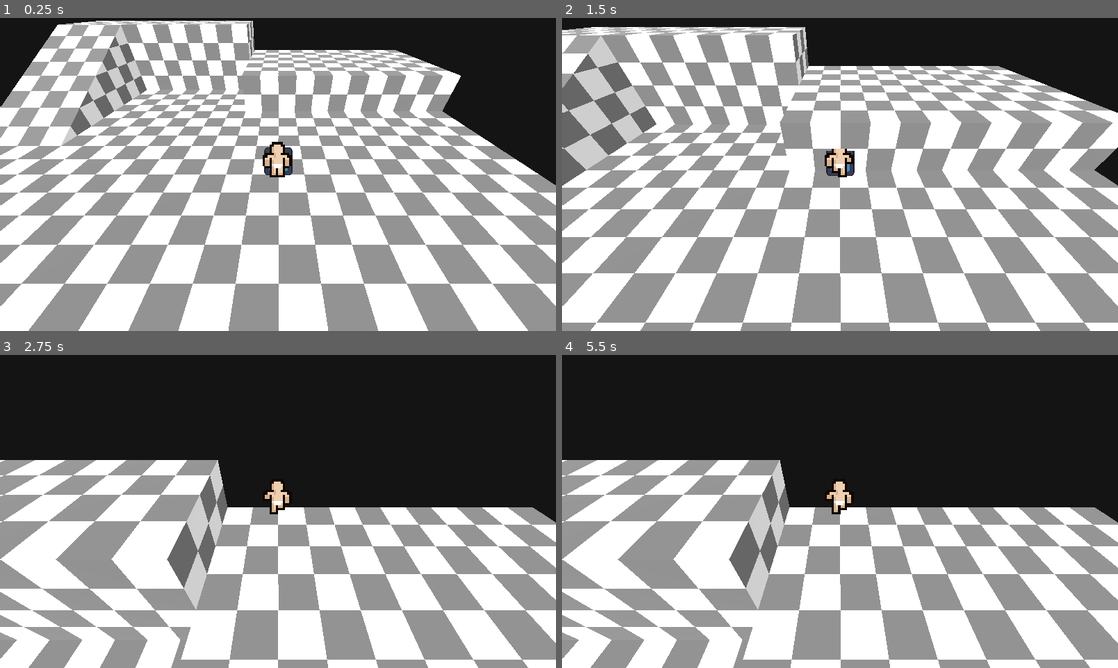
Above: before the commit, frames 1-4 (two rows, left to right).
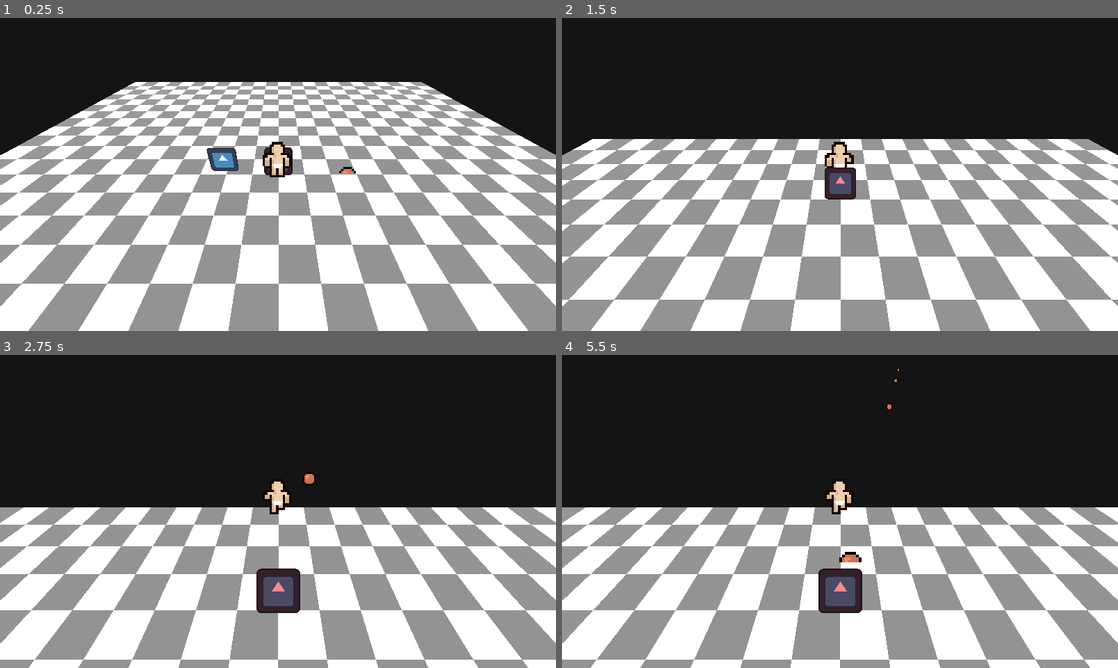
Above: after the commit, the same moments.

Repository: jacob-herrera/LD55
Game: Godot game, scene res://maps/game.tscn
Two runs of this game, one before a commit and one after it. Both use one fixed random seed, a clock stepped at 60 frames per second and the inputs below. Before the commit the project starts from res://maps/demo.tscn. The engine's default icon, where the game draws it, is replaced by a stand-in: a white triangle on a blue panel in a dark square.
Inputs:
- Up to frame 1 (0.25 s): no input
- Up to frame 2 (1.5 s): tap Enter at 0.5 s; hold W (move_forward) from 0.53 s (still down); tap F (pickup) at 0.6, 1.35 s; tap Space (jump) at 0.77 s
- Up to frame 3 (2.75 s): keep holding W (move_forward); tap Space (jump) at 1.52 s; tap F (pickup) at 2.1 s
- Up to frame 4 (5.5 s): keep holding W (move_forward); tap F (pickup) every 0.75 s from 2.85 to 5.1 s; tap Space (jump) at 3.02, 3.77, 4.52 s

The runs differ from the first frame. In frame 1, 19% of the frame differs, in the area x 0-100%, y 0-95%; in frame 2, 55%, in the area x 0-100%, y 2-100%; in frame 3, 18%; in frame 4, 18%.

Commit message:
basic summon attacking
projectile only right now

Diff:
--- a/maps/demo.tscn
+++ b/maps/demo.tscn
@@ -7,7 +7,7 @@
 [ext_resource type="Script" path="res://scripts/map_spawn.gd" id="5_l3u80"]
 [ext_resource type="Texture2D" uid="uid://dl247yikdxjdm" path="res://icon.svg" id="6_pcon5"]
 [ext_resource type="Texture2D" uid="uid://2ljib8g6rii4" path="res://assets/shadow.png" id="7_lwcfs"]
-[ext_resource type="Script" path="res://scripts/carryable.gd" id="8_gvek1"]
+[ext_resource type="Script" path="res://scripts/carriable.gd" id="8_gvek1"]
 
 [sub_resource type="ArrayMesh" id="ArrayMesh_7jmwv"]
 _surfaces = [{
--- /dev/null
+++ b/maps/game.tscn
@@ -0,0 +1,183 @@
+[gd_scene load_steps=23 format=3 uid="uid://dnpi8mksbjqnn"]
+
+[ext_resource type="Script" path="res://addons/func_godot/src/map/func_godot_map.gd" id="1_vmt1n"]
+[ext_resource type="Resource" uid="uid://btwxy5brwdbg4" path="res://fgd/map_settings.tres" id="2_hpaan"]
+[ext_resource type="Material" uid="uid://dqbweinqt7qpy" path="res://trenchbroom/textures/checkered.tres" id="3_wctfg"]
+[ext_resource type="Script" path="res://scripts/enemy.gd" id="4_txf5n"]
+[ext_resource type="Script" path="res://scripts/summon.gd" id="4_w6onq"]
+[ext_resource type="Texture2D" uid="uid://dl247yikdxjdm" path="res://icon.svg" id="6_hlsfb"]
+[ext_resource type="Texture2D" uid="uid://2ljib8g6rii4" path="res://assets/shadow.png" id="7_6cf3t"]
+[ext_resource type="Script" path="res://scripts/carriable.gd" id="8_sjb6n"]
+
+[sub_resource type="ArrayMesh" id="ArrayMesh_bfqq4"]
+_surfaces = [{
+"aabb": AABB(-38, 0, -6, 44, 1e-05, 12),
+"attribute_data": PackedByteArray(0, 0, 192, 192, 0, 0, 192, 192, 0, 0, 192, 64, 0, 0, 192, 192, 0, 0, 192, 64, 0, 0, 192, 64, 0, 0, 192, 192, 0, 0, 192, 64, 0, 0, 192, 192, 0, 0, 208, 65, 0, 0, 192, 64, 0, 0, 208, 65, 0, 0, 192, 64, 0, 0, 24, 66, 0, 0, 192, 192, 0, 0, 24, 66),
+"format": 34359742487,
+"index_count": 12,
+"index_data": PackedByteArray(0, 0, 1, 0, 2, 0, 0, 0, 2, 0, 3, 0, 4, 0, 5, 0, 6, 0, 4, 0, 6, 0, 7, 0),
+"material": ExtResource("3_wctfg"),
+"name": "checkered",
+"primitive": 3,
+"uv_scale": Vector4(0, 0, 0, 0),
+"vertex_count": 8,
+"vertex_data": PackedByteArray(0, 0, 192, 64, 0, 0, 0, 0, 0, 0, 192, 192, 0, 0, 192, 64, 0, 0, 0, 0, 0, 0, 192, 64, 0, 0, 192, 192, 0, 0, 0, 0, 0, 0, 192, 64, 0, 0, 192, 192, 0, 0, 0, 0, 0, 0, 192, 192, 0, 0, 208, 193, 0, 0, 0, 0, 0, 0, 192, 192, 0, 0, 208, 193, 0, 0, 0, 0, 0, 0, 192, 64, 0, 0, 24, 194, 0, 0, 0, 0, 0, 0, 192, 64, 0, 0, 24, 194, 0, 0, 0, 0, 0, 0, 192, 192, 255, 127, 255, 255, 255, 127, 255, 191, 255, 127, 255, 255, 255, 127, 255, 191, 255, 127, 255, 255, 255, 127, 255, 191, 255, 127, 255, 255, 255, 127, 255, 191, 255, 127, 255, 255, 255, 127, 255, 191, 255, 127, 255, 255, 255, 127, 255, 191, 255, 127, 255, 255, 255, 127, 255, 191, 255, 127, 255, 255, 255, 127, 255, 191)
+}]
+
+[sub_resource type="ArrayOccluder3D" id="ArrayOccluder3D_vsav5"]
+vertices = PackedVector3Array(6, 0, -6, 6, 0, 6, -6, 0, 6, -6, 0, -6, -26, 0, -6, -26, 0, 6, -38, 0, 6, -38, 0, -6)
+indices = PackedInt32Array(0, 0, 0, 0, 0, 0, 0, 0, 0, 0, 0, 0, 0, 1, 2, 0, 2, 3, 4, 5, 6, 4, 6, 7)
+
+[sub_resource type="ConvexPolygonShape3D" id="ConvexPolygonShape3D_f2r38"]
+points = PackedVector3Array(-6, 0, -6, -6, -1, -6, 6, -1, -6, 6, 0, -6, -6, 0, 6, -6, -1, 6, 6, -1, 6, 6, 0, 6)
+
+[sub_resource type="ConvexPolygonShape3D" id="ConvexPolygonShape3D_10yrb"]
+points = PackedVector3Array(-7, 6, -6, -7, -1, -6, -6, -1, -6, -6, 6, -6, -7, 6, 6, -7, -1, 6, -6, -1, 6, -6, 6, 6)
+
+[sub_resource type="ConvexPolygonShape3D" id="ConvexPolygonShape3D_4hhxn"]
+points = PackedVector3Array(-7, 6, 6, -7, -1, 6, 7, -1, 6, 7, 6, 6, -7, 6, 7, -7, -1, 7, 7, -1, 7, 7, 6, 7)
+
+[sub_resource type="ConvexPolygonShape3D" id="ConvexPolygonShape3D_gw7jy"]
+points = PackedVector3Array(6, 6, -6, 6, -1, -6, 7, -1, -6, 7, 6, -6, 6, 6, 6, 6, -1, 6, 7, -1, 6, 7, 6, 6)
+
+[sub_resource type="ConvexPolygonShape3D" id="ConvexPolygonShape3D_ns04y"]
+points = PackedVector3Array(-7, 6, -7, -7, -1, -7, 7, -1, -7, 7, 6, -7, -7, 6, -6, -7, -1, -6, 7, -1, -6, 7, 6, -6)
+
+[sub_resource type="ConvexPolygonShape3D" id="ConvexPolygonShape3D_mhog8"]
+points = PackedVector3Array(-38, 0, -6, -38, -1, -6, -26, -1, -6, -26, 0, -6, -38, 0, 6, -38, -1, 6, -26, -1, 6, -26, 0, 6)
+
+[sub_resource type="ConvexPolygonShape3D" id="ConvexPolygonShape3D_2hroe"]
+points = PackedVector3Array(-39, 6, -7, -39, -1, -7, -25, -1, -7, -25, 6, -7, -39, 6, -6, -39, -1, -6, -25, -1, -6, -25, 6, -6)
+
+[sub_resource type="ConvexPolygonShape3D" id="ConvexPolygonShape3D_ohgtp"]
+points = PackedVector3Array(-39, 6, -6, -39, -1, -6, -38, -1, -6, -38, 6, -6, -39, 6, 6, -39, -1, 6, -38, -1, 6, -38, 6, 6)
+
+[sub_resource type="ConvexPolygonShape3D" id="ConvexPolygonShape3D_wfdyp"]
+points = PackedVector3Array(-39, 6, 6, -39, -1, 6, -25, -1, 6, -25, 6, 6, -39, 6, 7, -39, -1, 7, -25, -1, 7, -25, 6, 7)
+
+[sub_resource type="ConvexPolygonShape3D" id="ConvexPolygonShape3D_nlbt3"]
+points = PackedVector3Array(-26, 6, -6, -26, -1, -6, -25, -1, -6, -25, 6, -6, -26, 6, 6, -26, -1, 6, -25, -1, 6, -25, 6, 6)
+
+[sub_resource type="Environment" id="Environment_574ik"]
+background_mode = 1
+background_color = Color(0.08, 0.08, 0.08, 1)
+ambient_light_source = 2
+ambient_light_color = Color(0.8, 0.8, 0.8, 1)
+
+[sub_resource type="BoxShape3D" id="BoxShape3D_eok7l"]
+size = Vector3(0.5, 0.75, 0.5)
+
+[node name="demo" type="Node3D"]
+metadata/_edit_lock_ = true
+
+[node name="FuncGodotMap" type="Node3D" parent="."]
+script = ExtResource("1_vmt1n")
+local_map_file = "res://trenchbroom/game.map"
+map_settings = ExtResource("2_hpaan")
+metadata/_edit_lock_ = true
+
+[node name="entity_0_worldspawn" type="StaticBody3D" parent="FuncGodotMap"]
+
+[node name="entity_0_mesh_instance" type="MeshInstance3D" parent="FuncGodotMap/entity_0_worldspawn"]
+mesh = SubResource("ArrayMesh_bfqq4")
+
+[node name="entity_0_occluder_instance" type="OccluderInstance3D" parent="FuncGodotMap/entity_0_worldspawn"]
+occluder = SubResource("ArrayOccluder3D_vsav5")
+
+[node name="entity_0_brush_0_collision_shape" type="CollisionShape3D" parent="FuncGodotMap/entity_0_worldspawn"]
+shape = SubResource("ConvexPolygonShape3D_f2r38")
+
+[node name="entity_0_brush_1_collision_shape" type="CollisionShape3D" parent="FuncGodotMap/entity_0_worldspawn"]
+shape = SubResource("ConvexPolygonShape3D_10yrb")
+
+[node name="entity_0_brush_2_collision_shape" type="CollisionShape3D" parent="FuncGodotMap/entity_0_worldspawn"]
+shape = SubResource("ConvexPolygonShape3D_4hhxn")
+
+[node name="entity_0_brush_3_collision_shape" type="CollisionShape3D" parent="FuncGodotMap/entity_0_worldspawn"]
+shape = SubResource("ConvexPolygonShape3D_gw7jy")
+
+[node name="entity_0_brush_4_collision_shape" type="CollisionShape3D" parent="FuncGodotMap/entity_0_worldspawn"]
+shape = SubResource("ConvexPolygonShape3D_ns04y")
+
+[node name="entity_0_brush_5_collision_shape" type="CollisionShape3D" parent="FuncGodotMap/entity_0_worldspawn"]
+shape = SubResource("ConvexPolygonShape3D_mhog8")
+
+[node name="entity_0_brush_6_collision_shape" type="CollisionShape3D" parent="FuncGodotMap/entity_0_worldspawn"]
+shape = SubResource("ConvexPolygonShape3D_2hroe")
+
+[node name="entity_0_brush_7_collision_shape" type="CollisionShape3D" parent="FuncGodotMap/entity_0_worldspawn"]
+shape = SubResource("ConvexPolygonShape3D_ohgtp")
+
+[node name="entity_0_brush_8_collision_shape" type="CollisionShape3D" parent="FuncGodotMap/entity_0_worldspawn"]
+shape = SubResource("ConvexPolygonShape3D_wfdyp")
+
+[node name="entity_0_brush_9_collision_shape" type="CollisionShape3D" parent="FuncGodotMap/entity_0_worldspawn"]
+shape = SubResource("ConvexPolygonShape3D_nlbt3")
+
+[node name="simple_env" type="Node3D" parent="."]
+
+[node name="WorldEnvironment" type="WorldEnvironment" parent="simple_env"]
+environment = SubResource("Environment_574ik")
+
+[node name="DirectionalLight3D" type="DirectionalLight3D" parent="simple_env"]
+transform = Transform3D(0.915352, 0.402608, 0.00611607, -0.273243, 0.609933, 0.743855, 0.295752, -0.68256, 0.668313, 0, 4, 0)
+
+[node name="Enemy" type="CharacterBody3D" parent="."]
+transform = Transform3D(1, 0, 0, 0, 1, 0, 0, 0, 1, 0, 0.01, 0)
+collision_layer = 8
+script = ExtResource("4_txf5n")
+
+[node name="MainSprite" type="Sprite3D" parent="Enemy"]
+transform = Transform3D(1, 0, 0, 0, 1, 0, 0, 0, 1, 0, 0.295127, 0)
+layers = 16
+flip_h = true
+modulate = Color(1, 0.541176, 0.541176, 1)
+pixel_size = 0.004
+billboard = 1
+texture_filter = 0
+texture = ExtResource("6_hlsfb")
+
+[node name="Shadow" type="Decal" parent="Enemy"]
+transform = Transform3D(1, 0, 0, 0, 1, 0, 0, 0, 1, 0, -4.75, 0)
+size = Vector3(0.5, 10, 0.5)
+texture_albedo = ExtResource("7_6cf3t")
+modulate = Color(1, 1, 1, 0.909804)
+upper_fade = 0.0181113
+lower_fade = 0.0304595
+cull_mask = 1048559
+
+[node name="Carriable" type="Node" parent="Enemy"]
+script = ExtResource("8_sjb6n")
+
+[node name="CollisionShape3D" type="CollisionShape3D" parent="Enemy"]
+transform = Transform3D(1, 0, 0, 0, 1, 0, 0, 0, 1, 0, 0.375, 0)
+shape = SubResource("BoxShape3D_eok7l")
+
+[node name="Summon" type="Node3D" parent="."]
+transform = Transform3D(1, 0, 0, 0, 1, 0, 0, 0, 1, -1, 0.0389775, 0)
+script = ExtResource("4_w6onq")
+range = 2.0
+attack_rate = 1.0
+damage = 3
+health = 30
+
+[node name="MainSprite" type="Sprite3D" parent="Summon"]
+transform = Transform3D(1, 0, 0, 0, 1, 0, 0, 0, 1, 0, 0.295127, 0)
+layers = 16
+flip_h = true
+pixel_size = 0.004
+billboard = 2
+texture_filter = 0
+texture = ExtResource("6_hlsfb")
+
+[node name="Shadow" type="Decal" parent="Summon"]
+transform = Transform3D(1, 0, 0, 0, 1, 0, 0, 0, 1, 0, -4.75, 0)
+size = Vector3(0.5, 10, 0.5)
+texture_albedo = ExtResource("7_6cf3t")
+modulate = Color(1, 1, 1, 0.909804)
+upper_fade = 0.0181113
+lower_fade = 0.0304595
+cull_mask = 1048559
+
+[node name="Carriable" type="Node" parent="Summon"]
+script = ExtResource("8_sjb6n")
--- a/project.godot
+++ b/project.godot
@@ -11,8 +11,9 @@
 [application]
 
 config/name="LD55"
-run/main_scene="res://maps/demo.tscn"
+run/main_scene="res://maps/game.tscn"
 config/features=PackedStringArray("4.2", "Forward Plus")
+run/max_fps=60
 config/icon="res://icon.svg"
 
 [autoload]
@@ -153,6 +154,8 @@
 3d_physics/layer_1="Ground"
 3d_physics/layer_2="Triggers"
 3d_physics/layer_3="Player"
+3d_physics/layer_4="Enemies"
+3d_physics/layer_5="Summons"
 
 [rendering]
 
--- /dev/null
+++ b/scenes/projectile.tscn
@@ -0,0 +1,12 @@
+[gd_scene load_steps=3 format=3 uid="uid://8pij03wn56ho"]
+
+[ext_resource type="Texture2D" uid="uid://cmthoh6l2uxvh" path="res://assets/simple_projectile.png" id="1_hgy18"]
+[ext_resource type="Script" path="res://scripts/projectile.gd" id="2_ecl1a"]
+
+[node name="Projectile" type="Sprite3D"]
+modulate = Color(1, 0.552941, 0.388235, 1)
+pixel_size = 0.04
+billboard = 1
+texture_filter = 0
+texture = ExtResource("1_hgy18")
+script = ExtResource("2_ecl1a")
--- /dev/null
+++ b/scripts/carriable.gd
@@ -0,0 +1,7 @@
+extends Node
+class_name Carriable
+
+const GROUP: String = "carriables"
+
+func _ready() -> void:
+	get_parent().add_to_group(GROUP)
--- a/scripts/carryable.gd
+++ /dev/null
@@ -1,4 +0,0 @@
-extends Node
-
-func _ready() -> void:
-	get_parent().add_to_group("carriable")
--- a/scripts/character.gd
+++ b/scripts/character.gd
@@ -77,7 +77,7 @@
 	if carrying == null:
 		var closest_carriable: Node3D
 		var closest_distance: float = 100000.0
-		for node: Node in get_tree().get_nodes_in_group("carriable"):
+		for node: Node in get_tree().get_nodes_in_group(Carriable.GROUP):
 			if node.is_class("Node3D"):
 				var carryable: Node3D = node as Node3D
 				var dist: float = global_position.distance_to(carryable.global_position)
--- /dev/null
+++ b/scripts/enemy.gd
@@ -0,0 +1,7 @@
+extends CharacterBody3D
+class_name Enemy
+
+const GROUP: String = "enemies"
+
+func _ready() -> void:
+	add_to_group(GROUP)
--- /dev/null
+++ b/scripts/projectile.gd
@@ -0,0 +1,25 @@
+extends Node3D
+class_name Projectile
+
+enum CanHit {
+	ENEMY,
+	SUMMON,
+}
+
+
+@export var trying_to_hit: CanHit
+@export var dir: Vector3
+@export var speed: float = 10.0
+
+const LIFETIME: float = 15.0
+var lifetime: float = LIFETIME
+
+
+func _process(delta: float) -> void:
+	lifetime -= delta
+	if lifetime <= 0:
+		queue_free()
+		return
+
+	var move_delta: Vector3 = dir * speed * delta
+	global_position += move_delta
--- /dev/null
+++ b/scripts/summon.gd
@@ -0,0 +1,41 @@
+extends Node3D
+class_name Summon
+
+@onready var projectile: PackedScene = preload("res://scenes/projectile.tscn")
+
+const GROUP: String = "summons"
+
+## Attack range
+@export var range: float
+## Attacks per second
+@export var attack_rate: float
+## Damage per attack
+@export var damage: int
+@export var health: int
+@export var range_type: RangeType
+
+enum RangeType {
+	PROJECTILE,
+	MELEE,
+}
+
+func _ready() -> void:
+	add_to_group(Summon.GROUP)
+
+var attack_cooldown: float = 0.0
+
+func do_attack() -> void:
+	var enemies: Array[Node] = get_tree().get_nodes_in_group(Enemy.GROUP)
+	# TODO get closest enemy
+	var enemy: Enemy = enemies[0] as Enemy
+	var proj: Projectile = projectile.instantiate() as Projectile
+	get_tree().current_scene.add_child(proj)
+	proj.global_position = global_position
+	proj.dir = global_position.direction_to(enemy.global_position)
+
+
+func _process(delta: float) -> void:
+	attack_cooldown -= delta
+	if attack_cooldown <= 0:
+		attack_cooldown = 1.0 / attack_rate
+		do_attack()
Binary file added: assets/simple_projectile.png
Not shown, added: assets/simple_projectile.png.import
Not shown, added: trenchbroom/game.map
Not shown, added: trenchbroom/game.map.import
